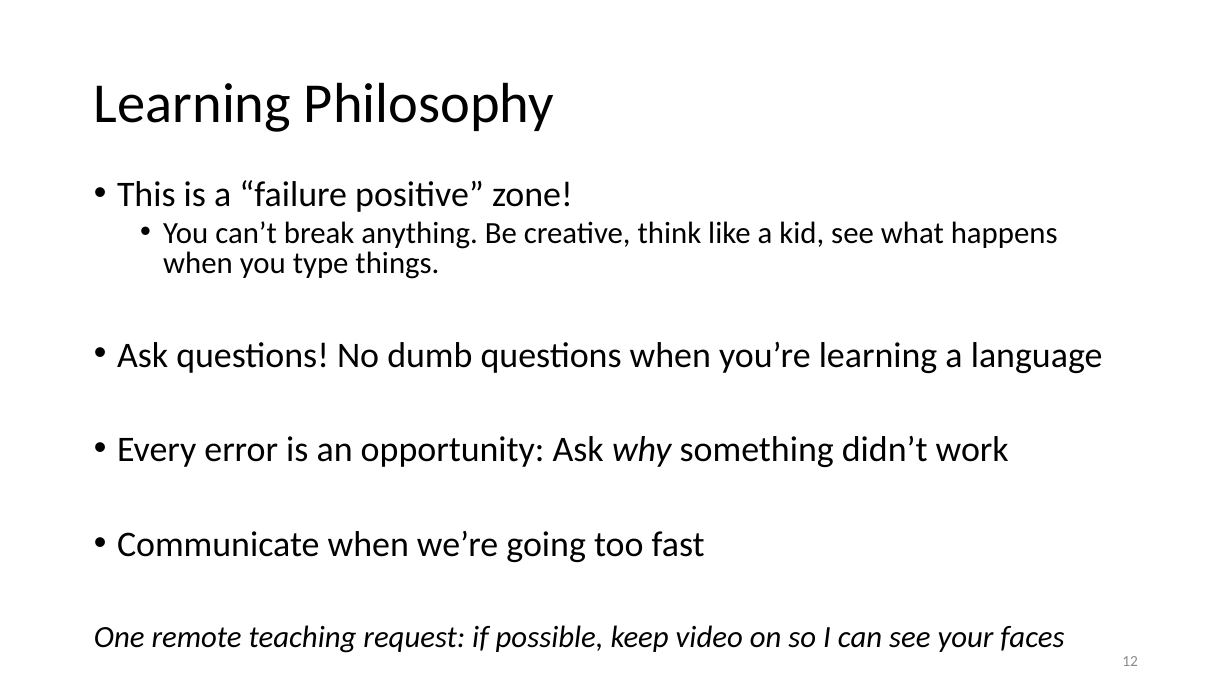
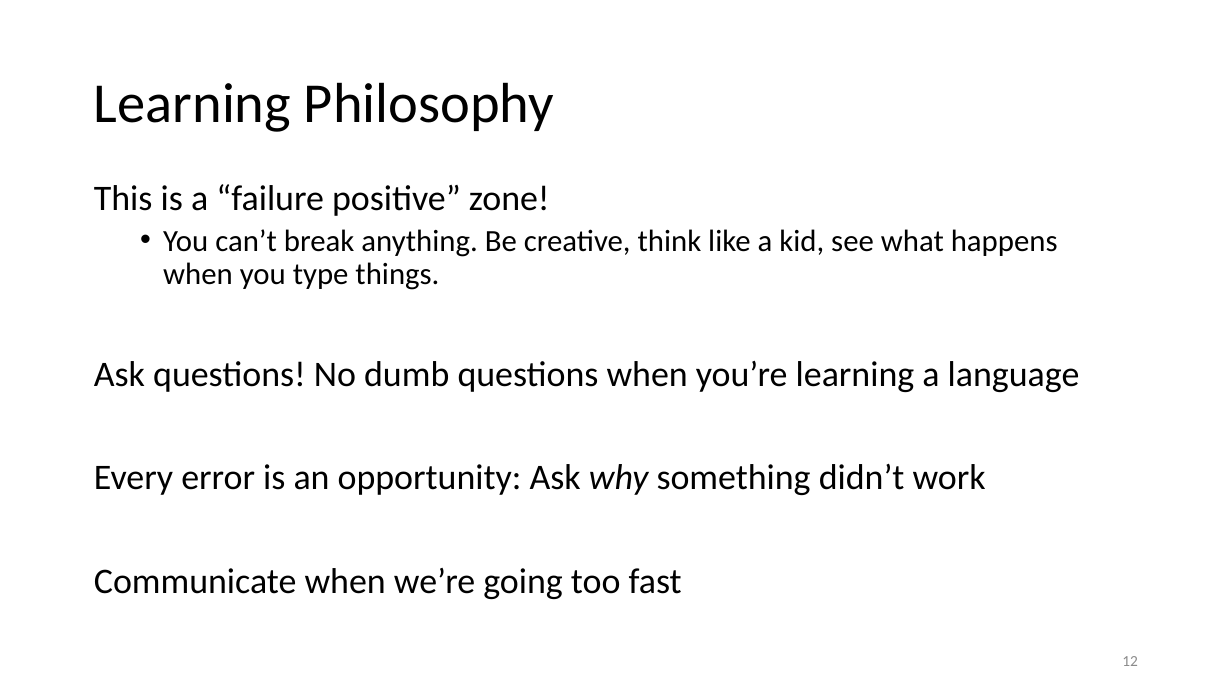
Before and after one commit to justinpriest/ADFG_R_Intro_Workshop, a slide deck: slide 12 of presentations/1 - Welcome and motivation.pptx. Drawn at 1232x693 pixels with LibreOffice and Linux fonts; fonts in the diff are those of the drawing. Boxes give left, top, right and bottom in pixels: in the first picture for what was removed or moved away, otherwise in the second. Text is boxed around its words. In the diff, an @@ line names an element or a change of style, - is before the commit and + after.

```diff
--- a/presentations/1 - Welcome and motivation.pptx
+++ b/presentations/1 - Welcome and motivation.pptx
@@ text "This is a “failure positive” ..." at [94,184,1080,599]: bullet • to none; line spacing 0.8 to 0.9 @@
@@ text at [94,625,1064,653]: paragraph removed @@
-One remote teaching request: if possible, keep video on so I can see your faces
```
Also in this commit, not shown: 6 other slides changed, 1 slide added, 1 slide removed.
